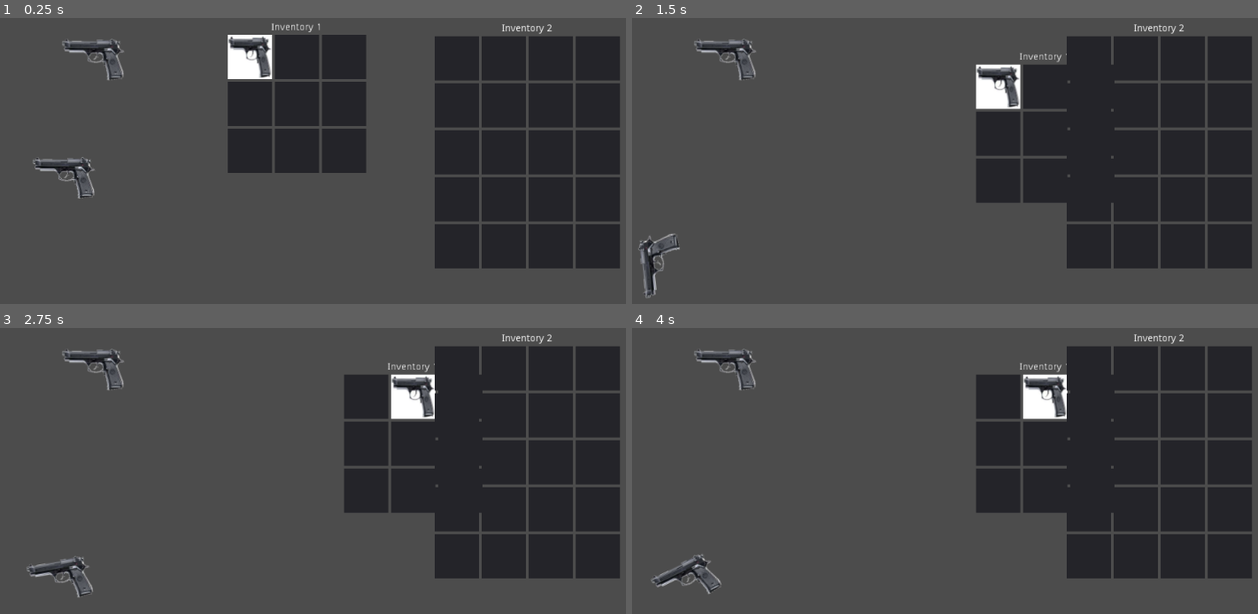
Above: before the commit, frames 1-4 (two rows, left to right).
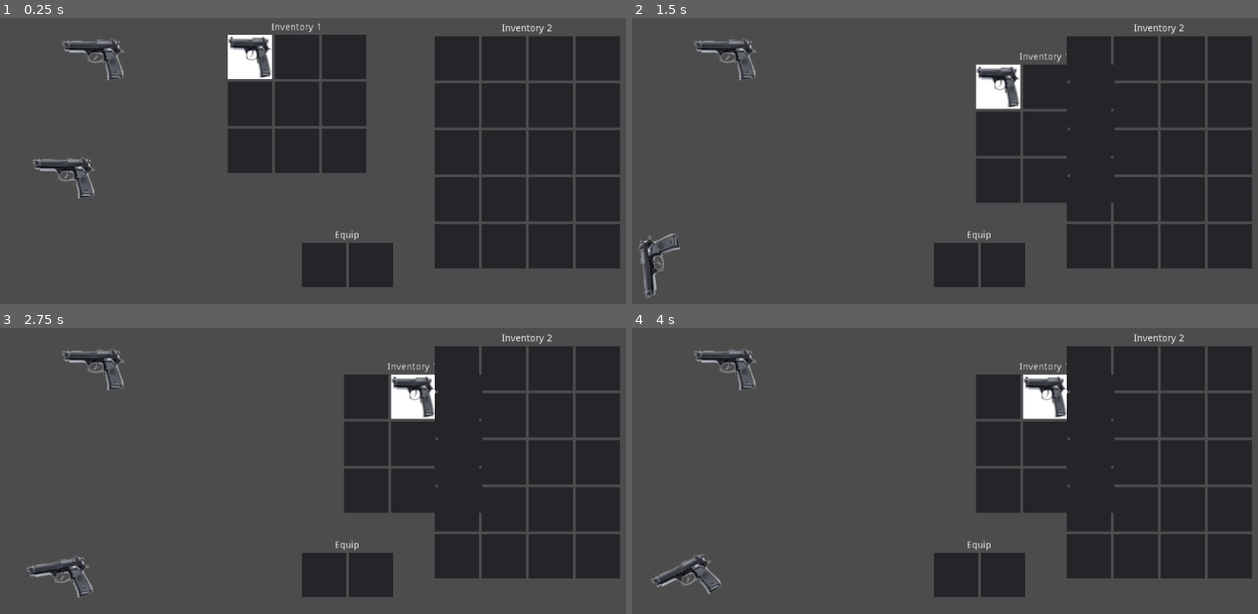
Above: after the commit, the same moments.

Repository: dpensi/Backpack
Game: Godot game, scene res://examples/Test.tscn
The game is run twice, just before and just after one commit, with the same random seed, the same clock (stepped at 60 frames per second) and the same inputs.
Inputs (mouse positions are in pixels of both pictures, inside the frame that each line leads up to):
- Up to frame 1 (0.25 s): no input
- Up to frame 2 (1.5 s): drag from (926, 26) to (1045, 58) at 0.52 s; drag from (995, 86) to (938, 229) at 1.27 s
- Up to frame 3 (2.75 s): move the mouse to (413, 396) at 2.02 s; click (413, 396) at 2.17 s
- Up to frame 4 (4 s): drag from (1088, 396) to (763, 396) at 2.77 s; drag from (995, 445) to (1007, 459) at 3.52 s

The runs differ from the first frame. In frame 1, 2.2% of the frame differs, in the area x 48-63%, y 74-95%; in frame 2, 2.2%; in frame 3, 2.2%; in frame 4, 2.2%.

Commit message:
replaced absolute file paths

Diff:
--- a/BackpackBus.tscn
+++ b/BackpackBus.tscn
@@ -1,6 +1,6 @@
 [gd_scene load_steps=2 format=2]
 
-[ext_resource path="res://BackpackBus.gd" type="Script" id=1]
+[ext_resource path="BackpackBus.gd" type="Script" id=1]
 
 [node name="BackpackBus" type="Node2D"]
 script = ExtResource( 1 )
--- a/Slot.tscn
+++ b/Slot.tscn
@@ -1,6 +1,6 @@
 [gd_scene load_steps=2 format=2]
 
-[ext_resource path="res://Slot.gd" type="Script" id=1]
+[ext_resource path="Slot.gd" type="Script" id=1]
 
 [node name="Slot" type="Panel"]
 rect_min_size = Vector2( 64, 64 )
--- a/examples/Test.tscn
+++ b/examples/Test.tscn
@@ -1,10 +1,10 @@
 [gd_scene load_steps=8 format=2]
 
-[ext_resource path="res://Slot.tscn" type="PackedScene" id=1]
-[ext_resource path="res://Backpack.tscn" type="PackedScene" id=2]
-[ext_resource path="res://sample_items/beretta.png" type="Texture" id=3]
-[ext_resource path="res://sample_items/Beretta.gd" type="Script" id=4]
-[ext_resource path="res://examples/Test.gd" type="Script" id=5]
+[ext_resource path="../Slot.tscn" type="PackedScene" id=1]
+[ext_resource path="../Backpack.tscn" type="PackedScene" id=2]
+[ext_resource path="../sample_items/beretta.png" type="Texture" id=3]
+[ext_resource path="../sample_items/Beretta.gd" type="Script" id=4]
+[ext_resource path="../examples/Test.gd" type="Script" id=5]
 
 [sub_resource type="CapsuleShape2D" id=1]
 radius = 29.5472
@@ -61,3 +61,11 @@
 Width = 4
 Height = 5
 SlotScene = ExtResource( 1 )
+
+[node name="Equip" parent="." instance=ExtResource( 2 )]
+position = Vector2( 137.907, 154.725 )
+DefinitionFilePath = "res://sample_inventory_definition.json"
+Name = "Equip"
+Width = 2
+Height = 1
+SlotScene = ExtResource( 1 )
